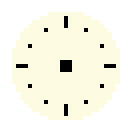
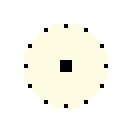
Layers edited between the first and the second 128 × 128 image:
painted on "Layer 2" over [12, 12, 120, 120]
